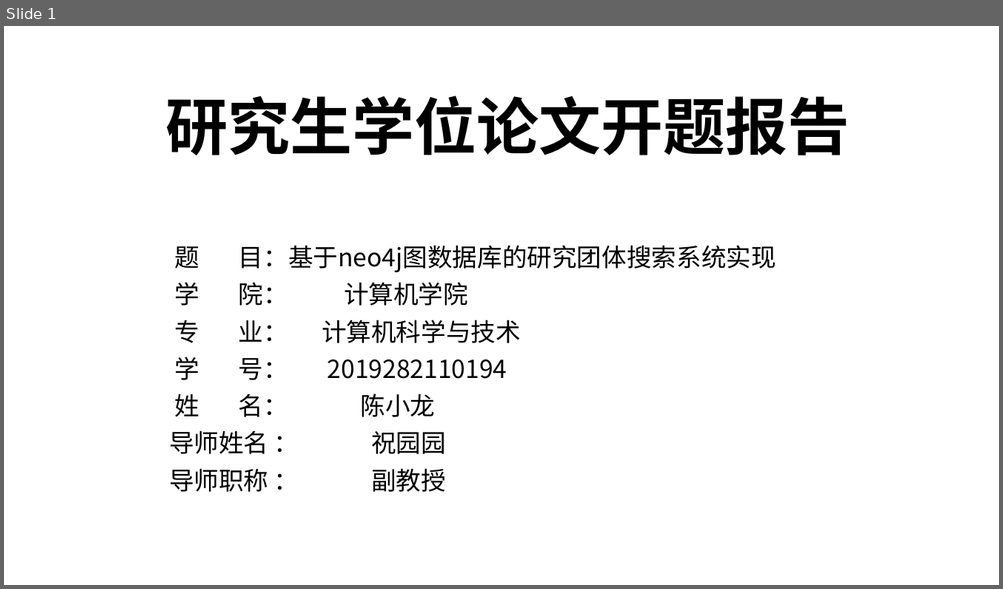
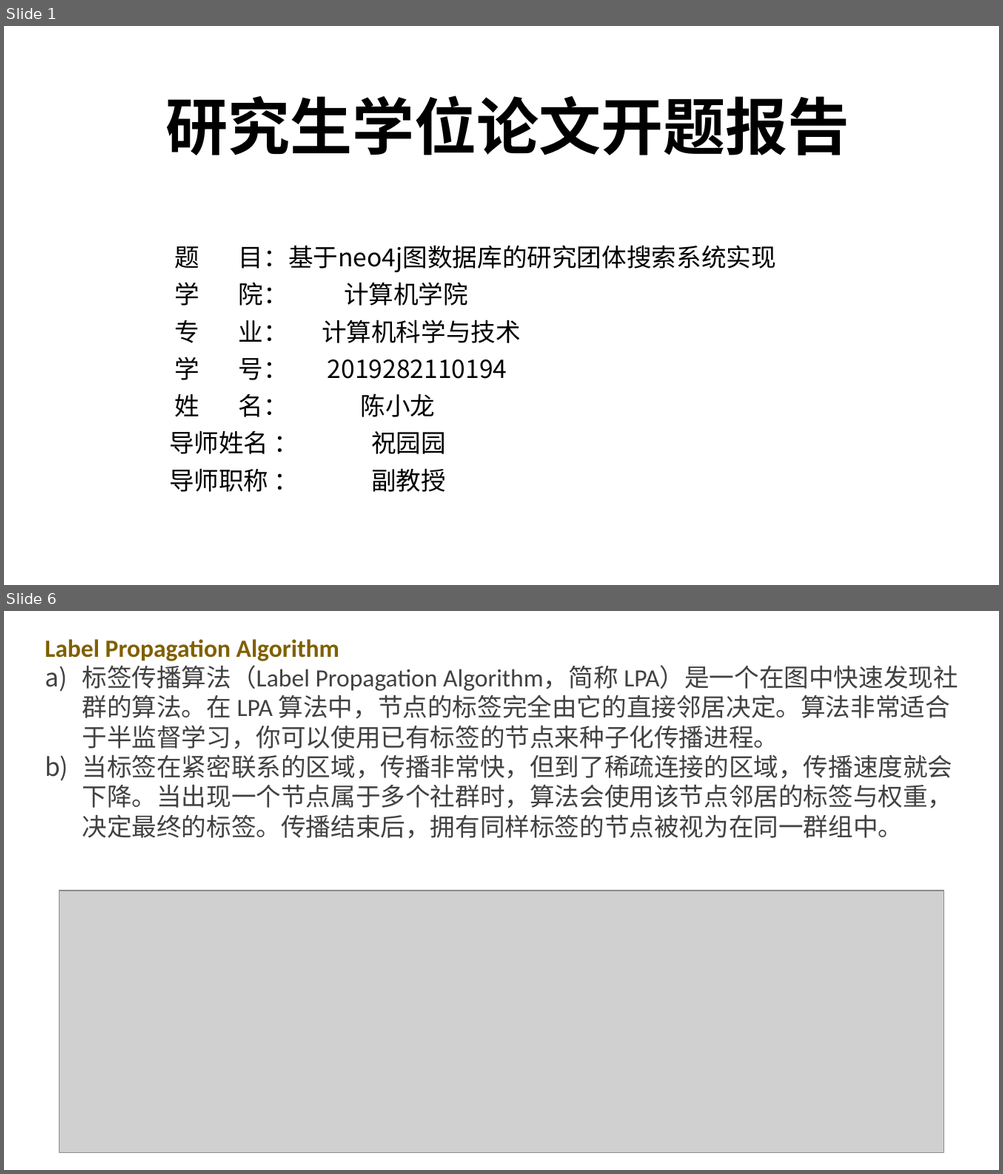
Before and after one commit to chendaye/Interview_xmind, a slide deck: graduate/开题报告-陈小龙.pptx. Shown one above the other, each under a label of ours: slide 1 before the commit, slides 1 and 6 after it; the slides between them are not shown. The pictures are 1003x589 and 1003x1174 pixels, drawn with LibreOffice and Linux fonts; fonts in the diff are those of the drawing; grey boxes stand for pictures. Boxes give left, top, right and bottom in pixels: in the first picture for what was removed or moved away, otherwise in the second. Text is boxed around its words. In the diff, an @@ line names an element or a change of style, - is before the commit and + after.

```diff
--- a/graduate/开题报告-陈小龙.pptx
+++ b/graduate/开题报告-陈小龙.pptx
@@ slide 6 added at <box>4,611,999,1170</box>, background #FFFFFF @@
@@ text added at <box>45,639,958,839</box>, 24 pt, text #414141 @@
+Label Propagation Algorithm
+a) 标签传播算法（Label Propagation Algorithm，简称 LPA）是一个在图中快速发现社群的算法。在 LPA 算法中，节点的标签完全由它的直接邻居决定。算法非常适合于半监督学习，你可以使用已有标签的节点来种子化传播进程。
+b) 当标签在紧密联系的区域，传播非常快，但到了稀疏连接的区域，传播速度就会下降。当出现一个节点属于多个社群时，算法会使用该节点邻居的标签与权重，决定最终的标签。传播结束后，拥有同样标签的节点被视为在同一群组中。
@@ picture added at <box>60,891,944,1153</box> @@
```
Also in this commit, not shown: 12 slides changed, 8 other slides added, 5 slides removed.
